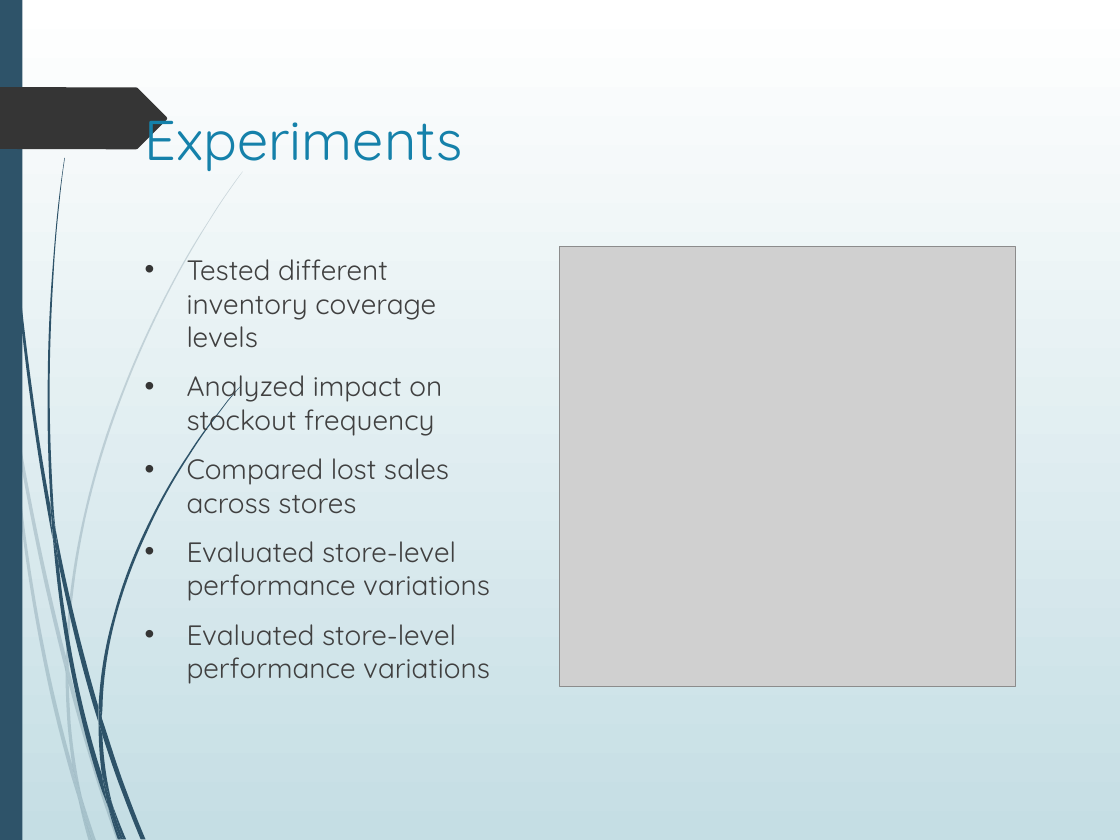
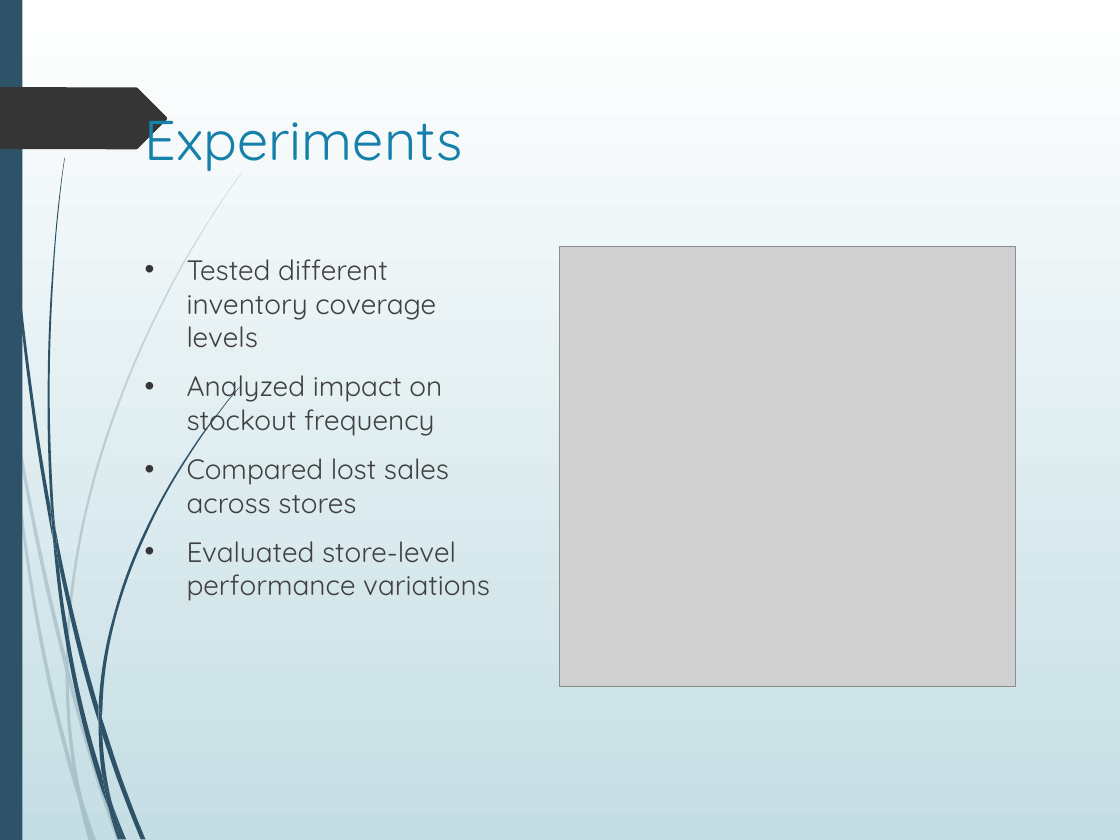
Before and after one commit to kesha-oza/retail-inventory-data-pipeline, a slide deck: slide 9 of finalreports/retail_inventory_capstone.pptx. Drawn at 1120x840 pixels with LibreOffice and Linux fonts; fonts in the diff are those of the drawing; grey boxes stand for pictures. Boxes give left, top, right and bottom in pixels: in the first picture for what was removed or moved away, otherwise in the second. Text is boxed around its words. In the diff, an @@ line names an element or a change of style, - is before the commit and + after.

```diff
--- a/finalreports/retail_inventory_capstone.pptx
+++ b/finalreports/retail_inventory_capstone.pptx
@@ text at <box>187,624,490,684</box>: paragraph removed @@
-• Evaluated store-level performance variations
```
Also in this commit, not shown: 1 other slide changed.
